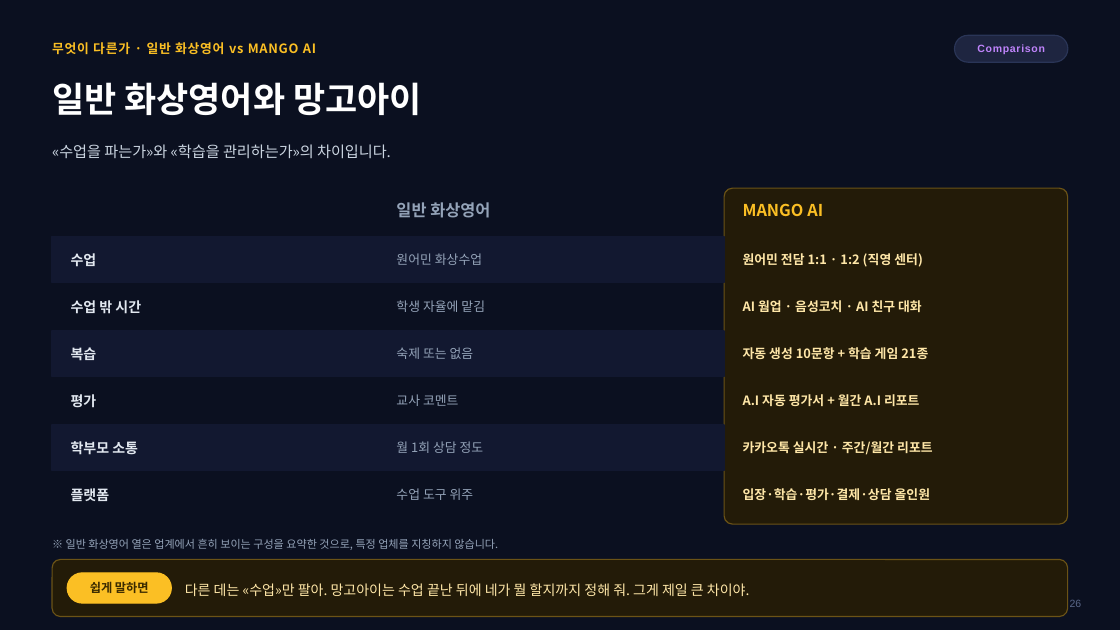
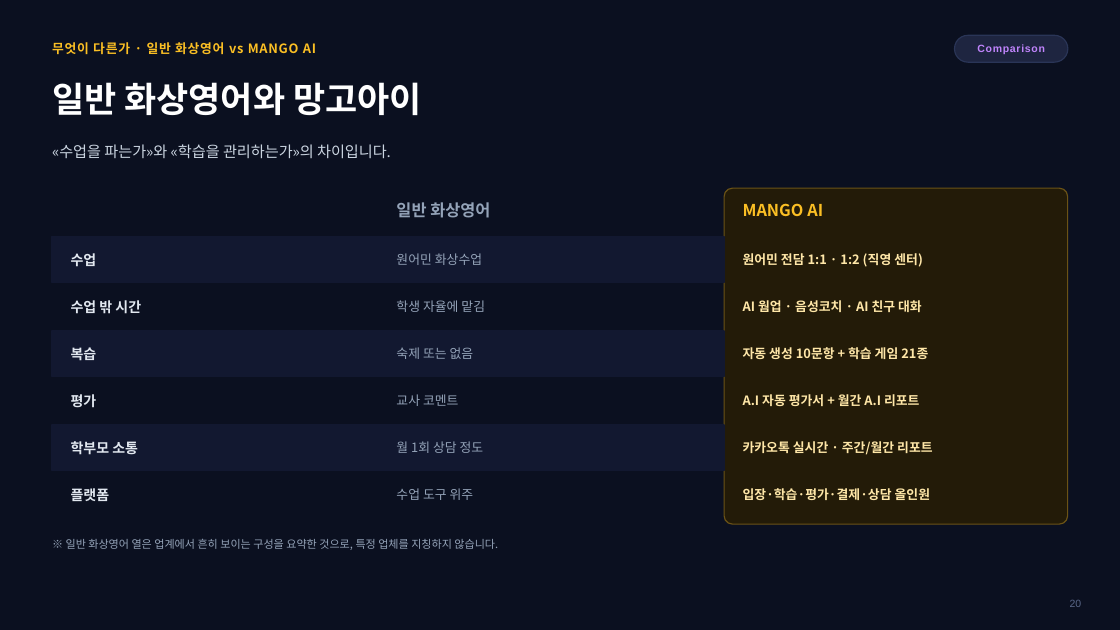
Before and after one commit to navy111p-sudo/mangoiweb, a slide deck: slide 20 of docs/MANGO_AI_안내_통합본_2026-08-17.pptx (slide 26 before the commit). Drawn at 1120x630 pixels with LibreOffice and Linux fonts; fonts in the diff are those of the drawing; background and template pictures are left out. Boxes give left, top, right and bottom in pixels: in the first picture for what was removed or moved away, otherwise in the second. Text is boxed around its words. In the diff, an @@ line names an element or a change of style, - is before the commit and + after.

```diff
--- a/docs/MANGO_AI_안내_통합본_2026-08-17.pptx
+++ b/docs/MANGO_AI_안내_통합본_2026-08-17.pptx
@@ rounded rectangle removed at (52, 560, 1068, 617) @@
@@ rounded rectangle removed at (67, 573, 171, 603) @@
@@ text removed at (90, 581, 149, 593) @@
-쉽게 말하면
@@ text removed at (185, 583, 750, 596) @@
-다른 데는 «수업»만 팔아. 망고아이는 수업 끝난 뒤에 네가 뭘 할지까지 정해 줘. 그게 제일 큰 차이야.
@@ text at (1070, 600, 1082, 607): text changed @@
-26
+20
```
Also in this commit, not shown: 34 other slides changed, 6 slides removed.
